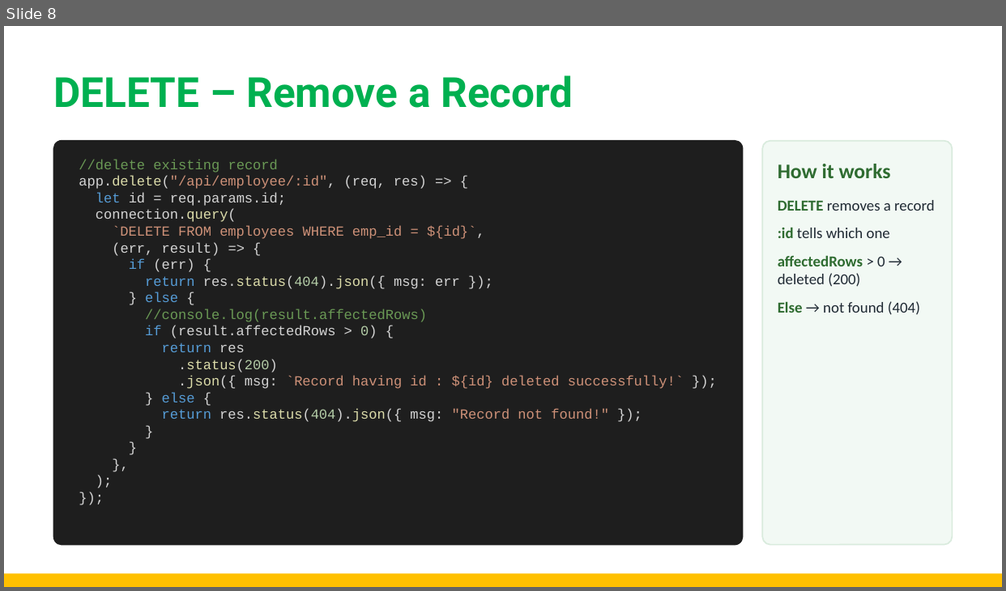
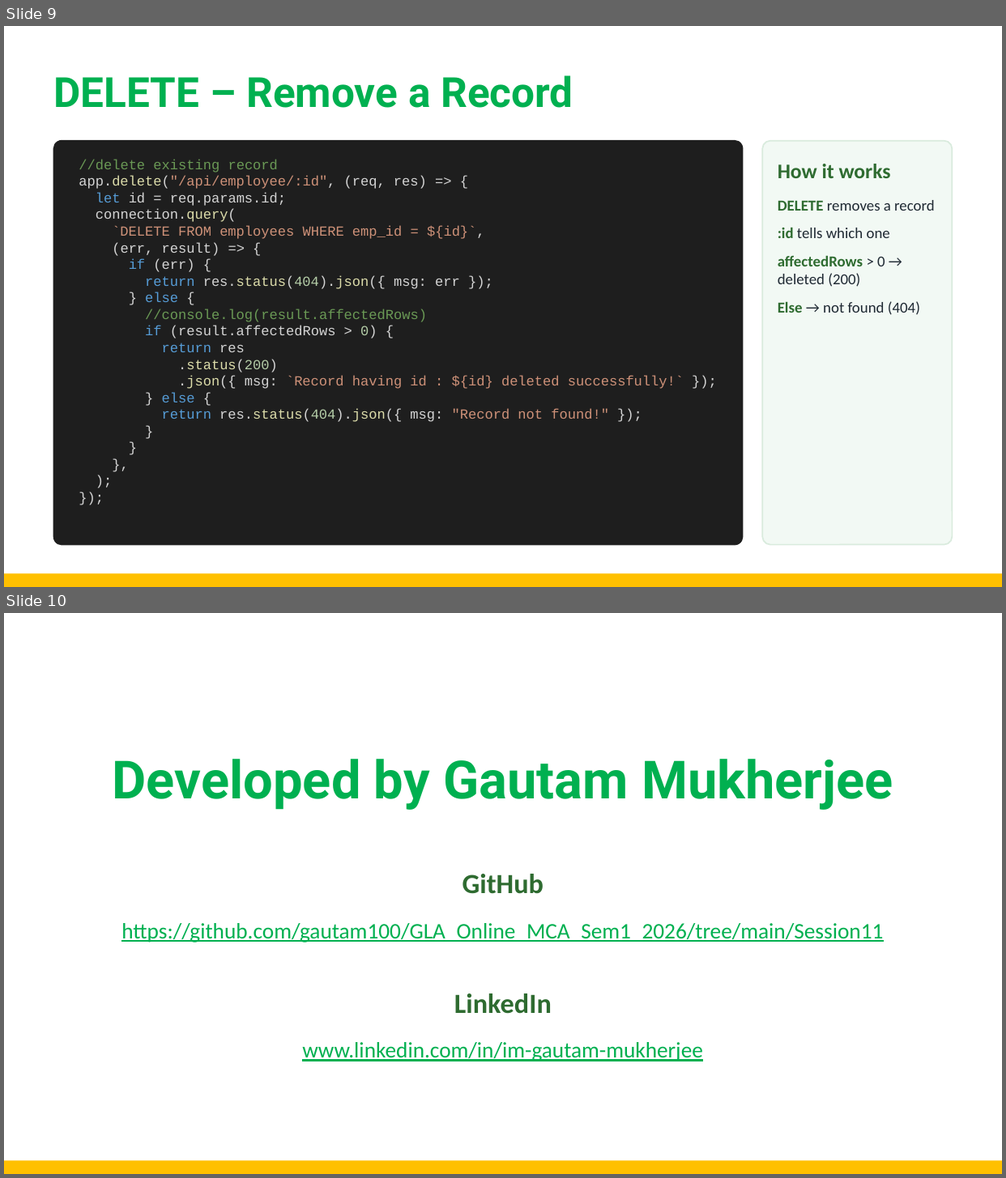
Before and after one commit to gautam100/GLA_Online_MCA_Sem1_2026, a slide deck: Session11/FSD1_Session11.pptx. Shown one above the other, each under a label of ours: slide 8 before the commit, slides 9 and 10 after it. The pictures are 1006x591 and 1006x1178 pixels, drawn with LibreOffice and Linux fonts; fonts in the diff are those of the drawing; background and template pictures are left out. Boxes give left, top, right and bottom in pixels: in the first picture for what was removed or moved away, otherwise in the second. Text is boxed around its words. In the diff, an @@ line names an element or a change of style, - is before the commit and + after.

```diff
--- a/Session11/FSD1_Session11.pptx
+++ b/Session11/FSD1_Session11.pptx
@@ slide 10 added at [4, 613, 1002, 1174], background #FFFFFF; not listed: 1 template element that a slide beside it also shows @@
@@ title added at [113, 759, 893, 810], 38 pt, text #00B050, bold @@
+Developed by Gautam Mukherjee
@@ text added at [462, 874, 543, 894], 20 pt, text #2E6B30, bold @@
+GitHub
@@ text added at [121, 923, 883, 943], 16 pt, text #00B050, underline @@
+https://github.com/gautam100/GLA_Online_MCA_Sem1_2026/tree/main/Session11
@@ text added at [454, 994, 552, 1014], 20 pt, text #2E6B30, bold @@
+LinkedIn
@@ text added at [302, 1042, 702, 1062], 16 pt, text #00B050, underline @@
+www.linkedin.com/in/im-gautam-mukherjee
@@ what was slide 8 is now slide 9 @@
```
Also in this commit, not shown: 1 slide changed, 1 other slide added, 2 other files.
